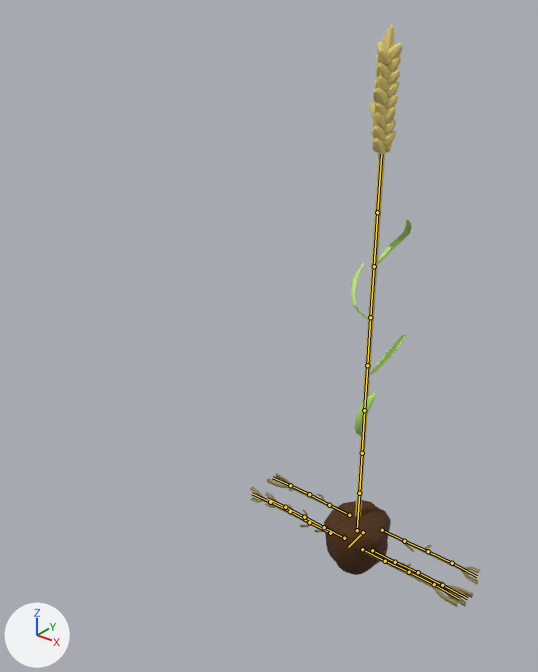
The Blender file Assets/Models/Blender/player.blend: old version first, new version second.
Before and after are seen from a 50 mm camera at (1.99, -3.43, 3.34) aimed at (-0.83, 0.1, 1.16). The lights are fixed; the arrows at lower left show +X, +Y and +Z. The bones that bend it are drawn over the model as lines.

In view in the first picture: 'dirt clump', 'roots', 'stalk.033', 'stalk.034', 'stalk.035', 'stalk.036', 'stalk.037'.
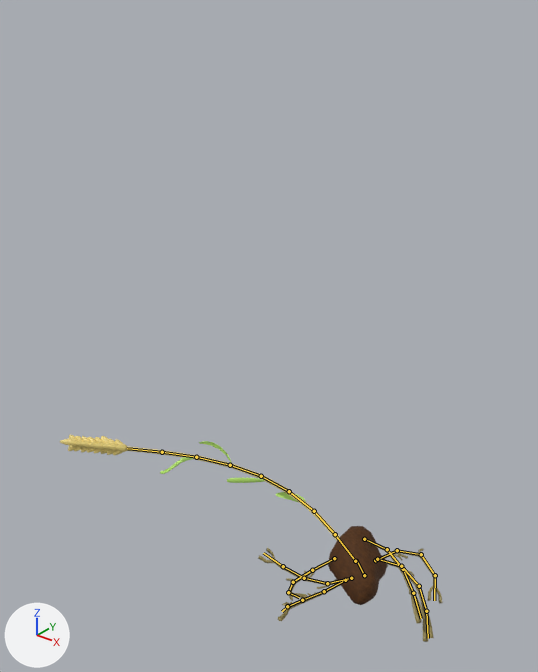
The newer file adds an action. The first version stands in its rest pose; the second is drawn at frame 60 of the action 'die'.

Pixel boxes [x1, y1, x2, y2] of what changed, in the pictures (538 x 672 px):
'stalk.033', posed
    before: [355, 24, 403, 517]
    after: [60, 435, 340, 540]
'dirt clump', posed (12% narrower)
    before: [324, 500, 391, 575]
    after: [328, 526, 387, 605]
'roots', posed (20% narrower, 24% shorter)
    before: [250, 473, 480, 607]
    after: [258, 540, 442, 642]
'stalk.034', posed
    before: [355, 393, 376, 436]
    after: [276, 492, 306, 502]
'stalk.035', posed
    before: [370, 334, 406, 374]
    after: [227, 478, 265, 483]
'stalk.037', posed (58% shorter)
    before: [378, 220, 412, 264]
    after: [160, 456, 195, 474]
'stalk.036', posed (83% wider, 60% shorter)
    before: [351, 263, 368, 319]
    after: [199, 441, 231, 463]
bone 'root', root to tip
    before: (363, 532) to (348, 547)
    after: (364, 575) to (356, 559)
bone 'stalk', root to tip
    before: (357, 530) to (359, 493)
    after: (355, 561) to (335, 534)

The change, as a diff of the scene's bpy script:
```diff
--- a/Assets/Models/Blender/player.blend.py
+++ b/Assets/Models/Blender/player.blend.py
@@ bone_blegt_r @@
 bone_blegt_r = bpy.data.objects['leg rig'].pose.bones['blegt.r']
-bone_blegt_r.location = (0.0, 0.0, 0.0)
+bone_blegt_r.location = (0.592, -0.435, 0.64)
@@ bone_flegt_r @@
 bone_flegt_r = bpy.data.objects['leg rig'].pose.bones['flegt.r']
-bone_flegt_r.location = (0.0, 0.0, 0.0)
+bone_flegt_r.location = (0.728, -0.215, 0.412)
@@ bone_flegt_l @@
 bone_flegt_l = bpy.data.objects['leg rig'].pose.bones['flegt.l']
-bone_flegt_l.location = (0.0, 0.0, 0.0)
+bone_flegt_l.location = (0.255, -0.384, 0.068)
@@ bone_blegt_l @@
 bone_blegt_l = bpy.data.objects['leg rig'].pose.bones['blegt.l']
-bone_blegt_l.location = (0.0, 0.0, 0.0)
+bone_blegt_l.location = (0.324, -0.548, 0.18)
@@ bone_mlegt_l @@
 bone_mlegt_l = bpy.data.objects['leg rig'].pose.bones['mlegt.l']
-bone_mlegt_l.location = (0.0, 0.0, 0.0)
+bone_mlegt_l.location = (0.199, -0.429, -0.047)
@@ bone_mlegt_r @@
 bone_mlegt_r = bpy.data.objects['leg rig'].pose.bones['mlegt.r']
-bone_mlegt_r.location = (0.0, 0.0, 0.0)
+bone_mlegt_r.location = (0.159, -0.255, 0.238)
@@ bone_root @@
 bone_root = bpy.data.objects['leg rig'].pose.bones['root']
-bone_root.location = (0.0, 0.0, 0.0)
-bone_root.rotation_quaternion = (1.0, 0.0, 0.0, 0.0)  # degrees (0, 0, 0)
+bone_root.location = (-0.362, 0.001, 0.033)
+bone_root.rotation_quaternion = (0.663, 0.213, 0.473, -0.54)  # degrees (-26, 59, -93)
@@ bone_stalk @@
 bone_stalk = bpy.data.objects['leg rig'].pose.bones['stalk']  # child of 'root'
-bone_stalk.rotation_quaternion = (1.0, 0.0, 0.0, 0.0)  # degrees (0, 0, 0)
+bone_stalk.rotation_quaternion = (0.285, -0.017, 0.958, 0.008)  # degrees (0, 147, 2)
@@ bone_stalk_control @@
 bone_stalk_control = bpy.data.objects['leg rig'].pose.bones['stalk control']  # child of 'root'
-bone_stalk_control.location = (0.0, 0.0, 0.0)
+bone_stalk_control.location = (-1.119, 0.514, 0.52)
```
